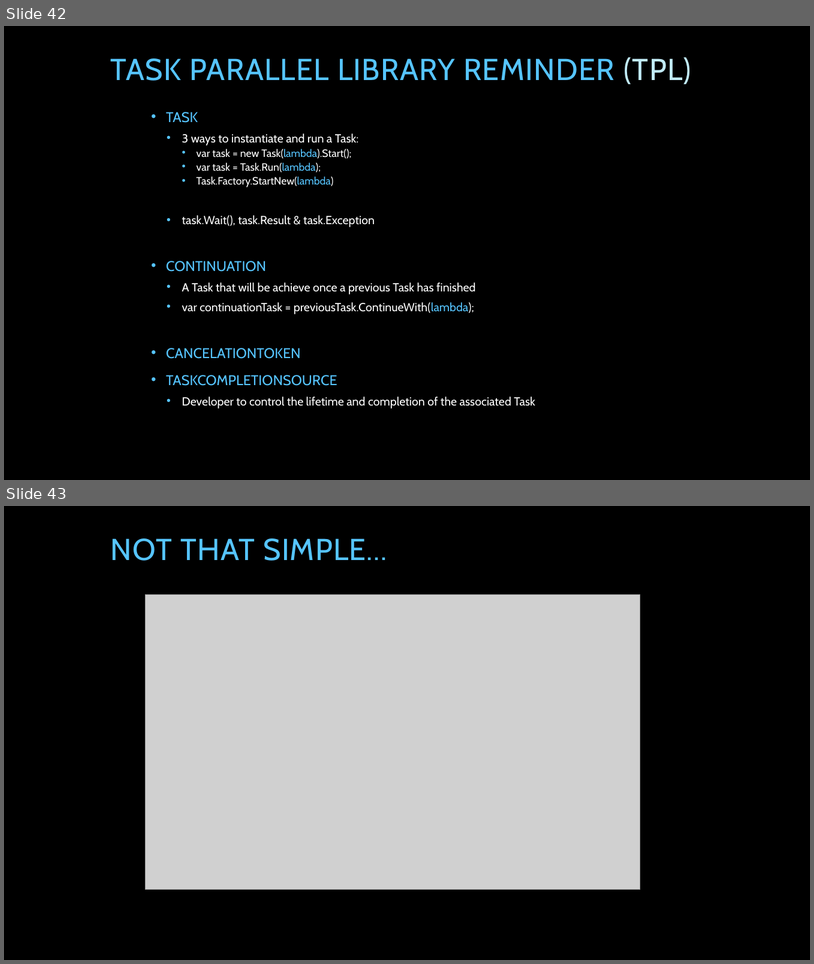
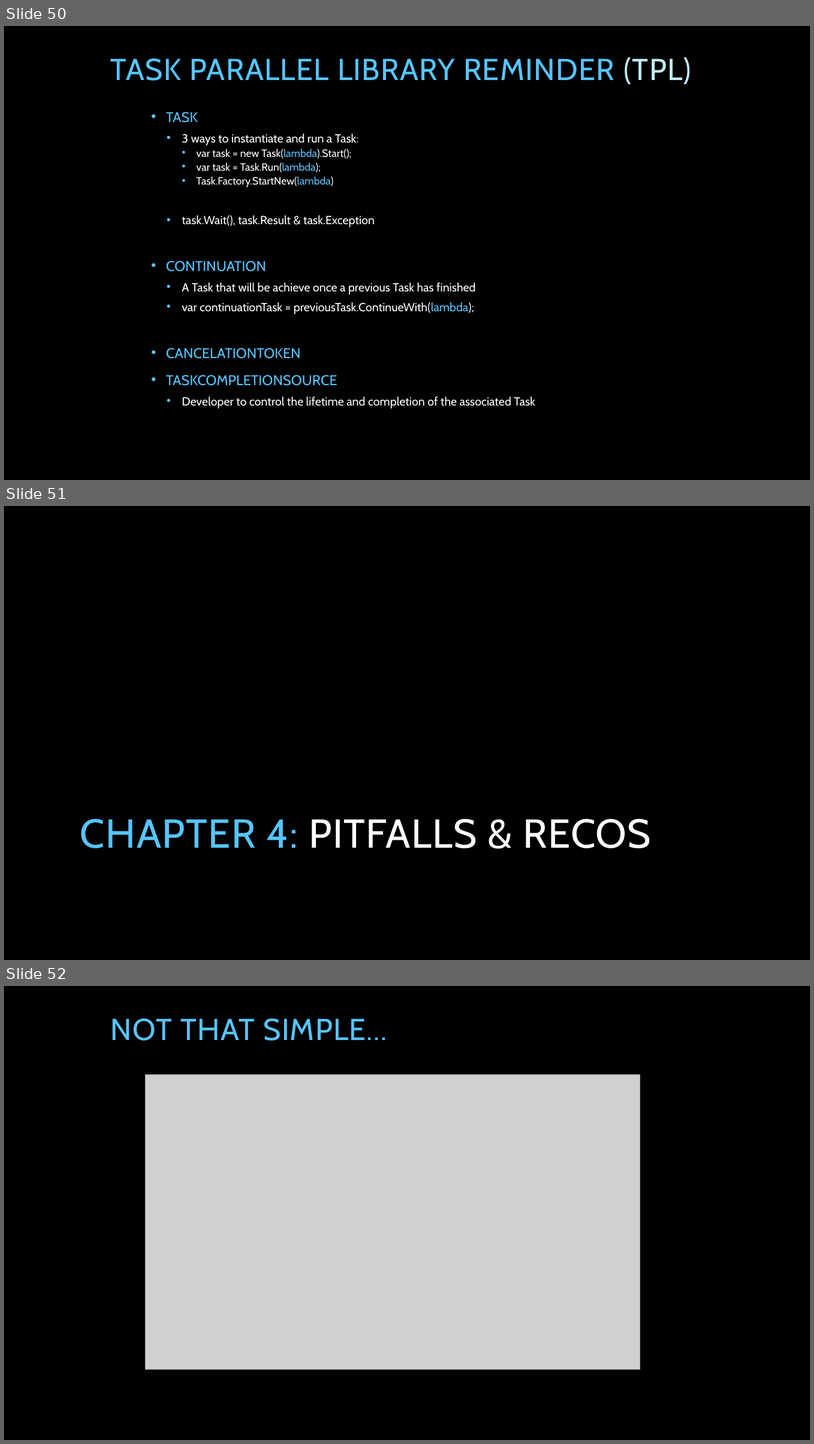
Before and after one commit to tpierrain/talk-AsyncAwait, a slide deck: AsyncAwait...ohWait.pptx. Shown one above the other, each under a label of ours: slides 42 and 43 before the commit, slides 50, 51 and 52 after it. The pictures are 814x964 and 814x1444 pixels, drawn with LibreOffice and Linux fonts; fonts in the diff are those of the drawing; grey boxes stand for pictures; background and template pictures are left out. Boxes give left, top, right and bottom in pixels: in the first picture for what was removed or moved away, otherwise in the second. Text is boxed around its words. In the diff, an @@ line names an element or a change of style, - is before the commit and + after.

```diff
--- a/AsyncAwait...ohWait.pptx
+++ b/AsyncAwait...ohWait.pptx
@@ slide 51 added at box(4, 506, 810, 960), background picture (left out) @@
@@ title added at box(80, 819, 651, 848), 48 pt, text #FFFFFF @@
+CHAPTER 4: PITFALLS & RECOS
@@ what was slide 42 is now slide 50 @@
@@ what was slide 43 is now slide 52 @@
```
Also in this commit, not shown: 7 slides changed, 10 other slides added, 2 slides removed.
